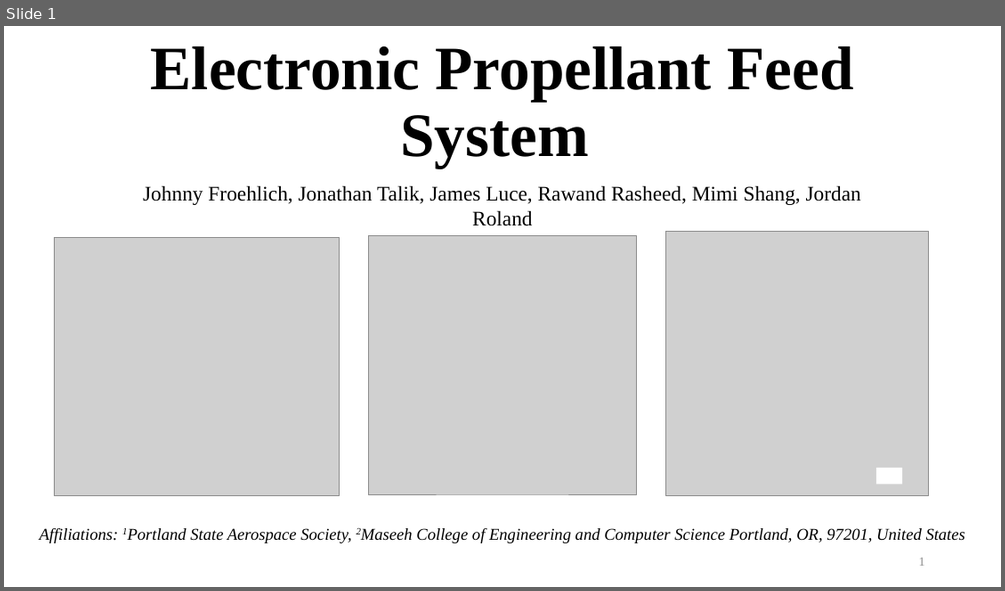
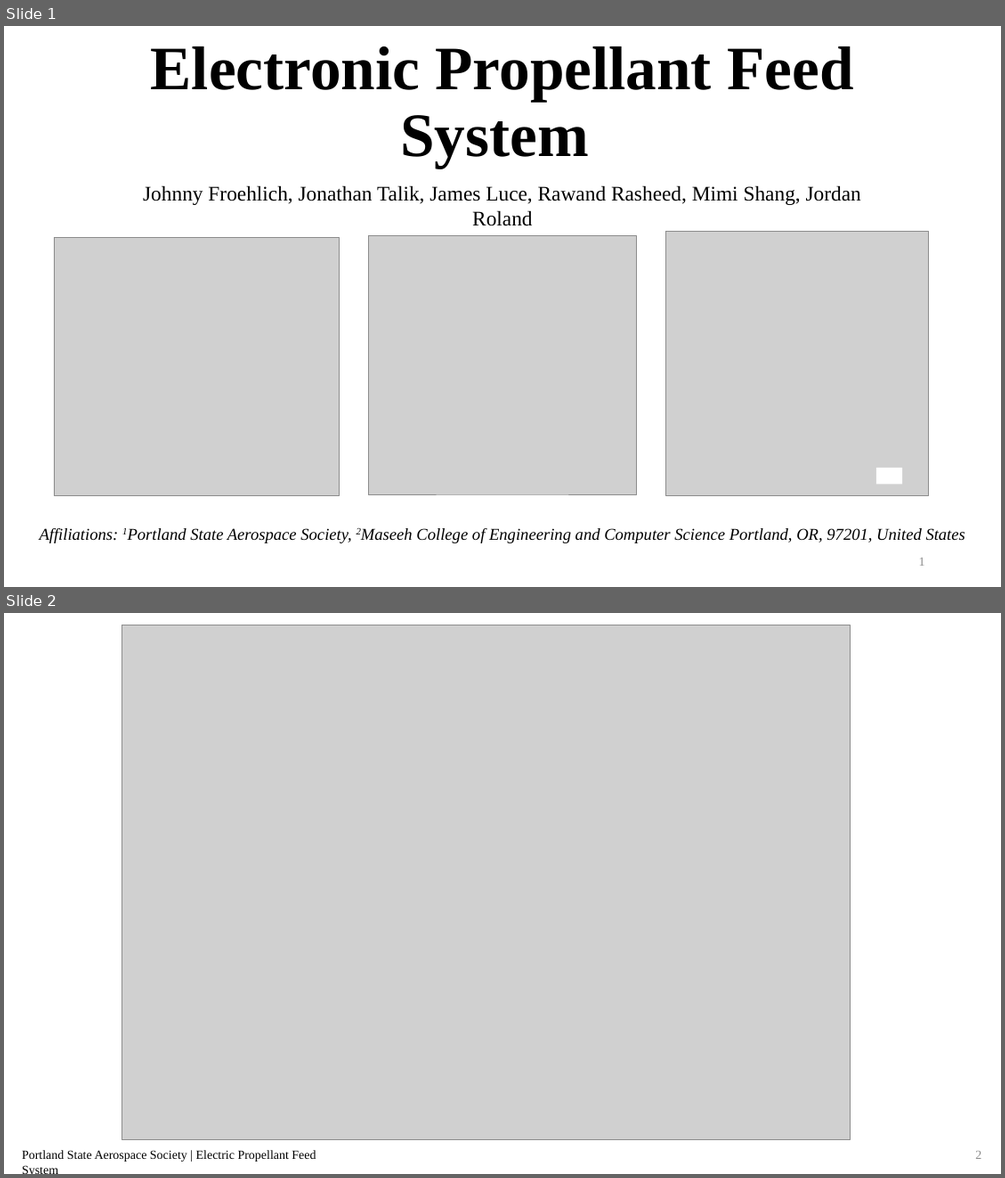
Before and after one commit to psas/electric-feed-system-prototype, a slide deck: Docs/Presentations/Slides/Capstone Showcase Active.pptx. Shown one above the other, each under a label of ours: slide 1 before the commit, slides 1 and 2 after it. The pictures are 1005x591 and 1005x1178 pixels, drawn with LibreOffice and Linux fonts; fonts in the diff are those of the drawing; grey boxes stand for pictures. Boxes give left, top, right and bottom in pixels: in the first picture for what was removed or moved away, otherwise in the second. Text is boxed around its words. In the diff, an @@ line names an element or a change of style, - is before the commit and + after.

```diff
--- a/Docs/Presentations/Slides/Capstone Showcase Active.pptx
+++ b/Docs/Presentations/Slides/Capstone Showcase Active.pptx
@@ slide 2 added at [4, 613, 1001, 1174], background #FFFFFF @@
@@ picture added at [122, 625, 850, 1140] @@
@@ text added at [22, 1150, 316, 1161], 12 pt, text #000000 @@
+Portland State Aerospace Society | Electric Propellant Feed System
@@ page number added at [975, 1151, 981, 1159], 12 pt, text #8C8C8C @@
+2
```
Also in this commit, not shown: 2 other slides added, 8 other files.
